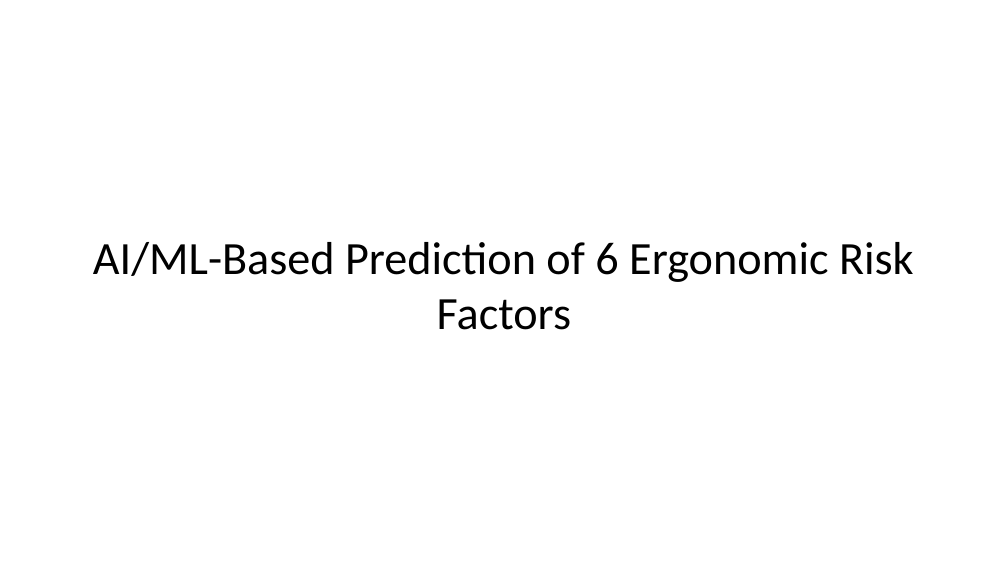
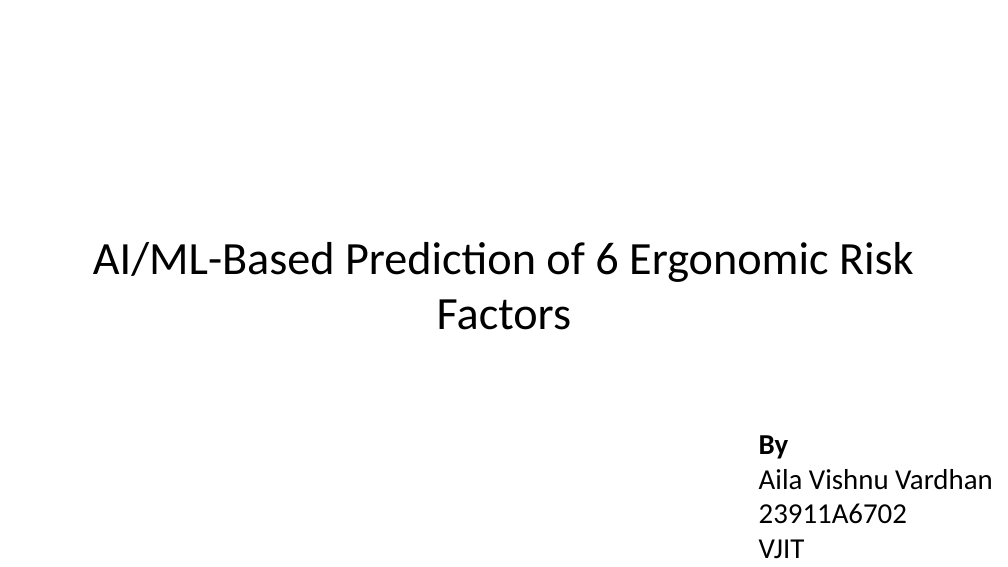
Before and after one commit to AilaVishnu/ergonomic-risk-factor-prediction, a slide deck: slide 1 of deck/Ergonomic_Risk_Factor_Prediction_Project_Plan_Final.pptx. Drawn at 1008x567 pixels with LibreOffice and Linux fonts; fonts in the diff are those of the drawing. Boxes give left, top, right and bottom in pixels: in the first picture for what was removed or moved away, otherwise in the second. Text is boxed around its words. In the diff, an @@ line names an element or a change of style, - is before the commit and + after.

```diff
--- a/deck/Ergonomic_Risk_Factor_Prediction_Project_Plan_Final.pptx
+++ b/deck/Ergonomic_Risk_Factor_Prediction_Project_Plan_Final.pptx
@@ text added at (759,435,992,559), 27.5 pt, text #000000 @@
+By
+Aila Vishnu Vardhan
+23911A6702
+VJIT
```
Also in this commit, not shown: 4 other slides changed, 1 slide removed, 11 other files.
